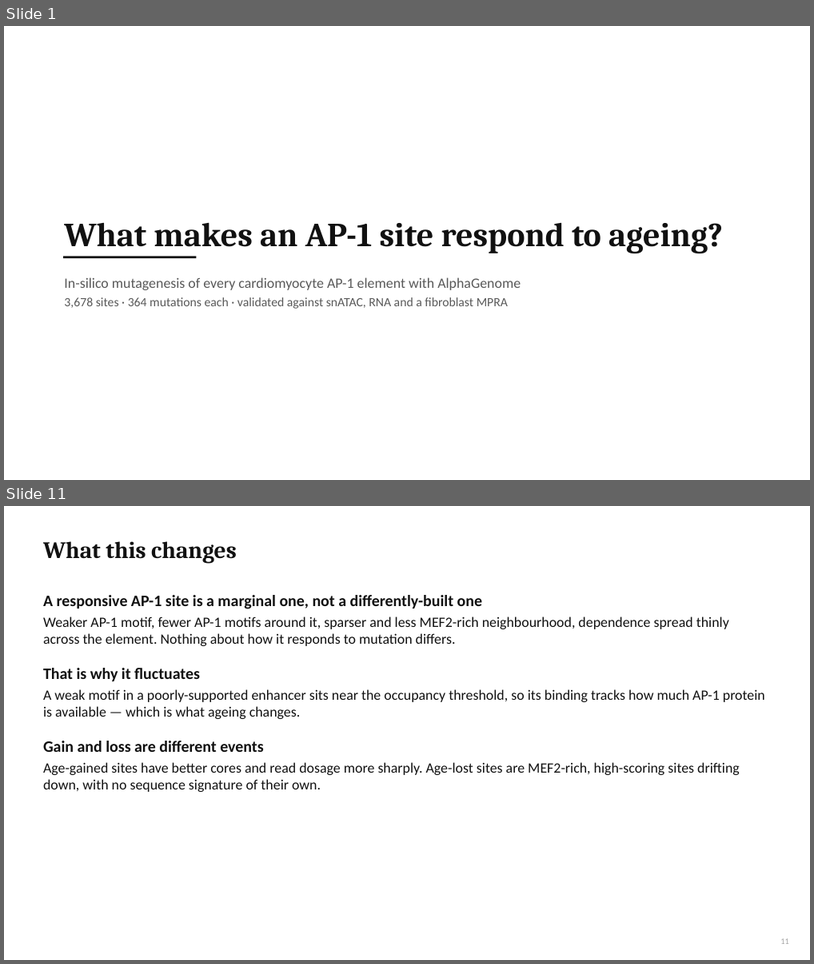
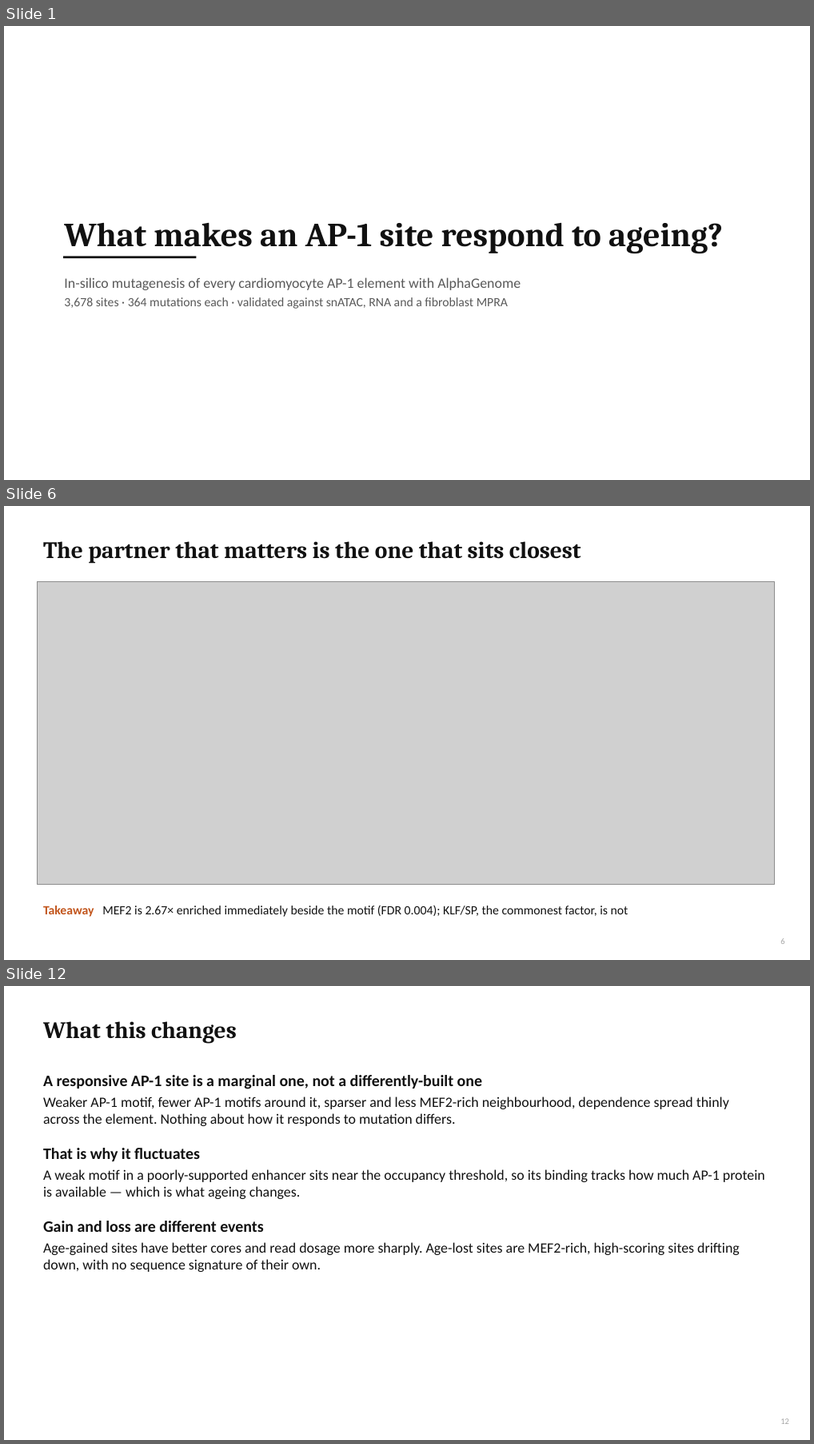
Before and after one commit to cytokine4242/Alpha_Genome_Ap1, a slide deck: Analysis/AP1_AlphaGenome_results.pptx. Shown one above the other, each under a label of ours: slides 1 and 11 before the commit, slides 1, 6 and 12 after it; the slides between them are not shown. The pictures are 814x964 and 814x1444 pixels, drawn with LibreOffice and Linux fonts; fonts in the diff are those of the drawing; grey boxes stand for pictures. Boxes give left, top, right and bottom in pixels: in the first picture for what was removed or moved away, otherwise in the second. Text is boxed around its words. In the diff, an @@ line names an element or a change of style, - is before the commit and + after.

```diff
--- a/Analysis/AP1_AlphaGenome_results.pptx
+++ b/Analysis/AP1_AlphaGenome_results.pptx
@@ slide 6 added at <box>4,506,810,960</box>, background #FFFFFF @@
@@ title added at <box>43,541,582,563</box>, 28 pt, text #111111, bold @@
+The partner that matters is the one that sits closest
@@ picture added at <box>38,582,775,884</box> @@
@@ text added at <box>43,904,629,916</box>, 15 pt, text #111111 @@
+Takeaway MEF2 is 2.67× enriched immediately beside the motif (FDR 0.004); KLF/SP, the commonest factor, is not
@@ page number added at <box>781,938,785,944</box>, 10 pt, text #A6A6A6 @@
+6
@@ what was slide 11 is now slide 12 @@
```
Also in this commit, not shown: 5 slides changed, 4 other slides added, 4 slides removed, 44 other files.
